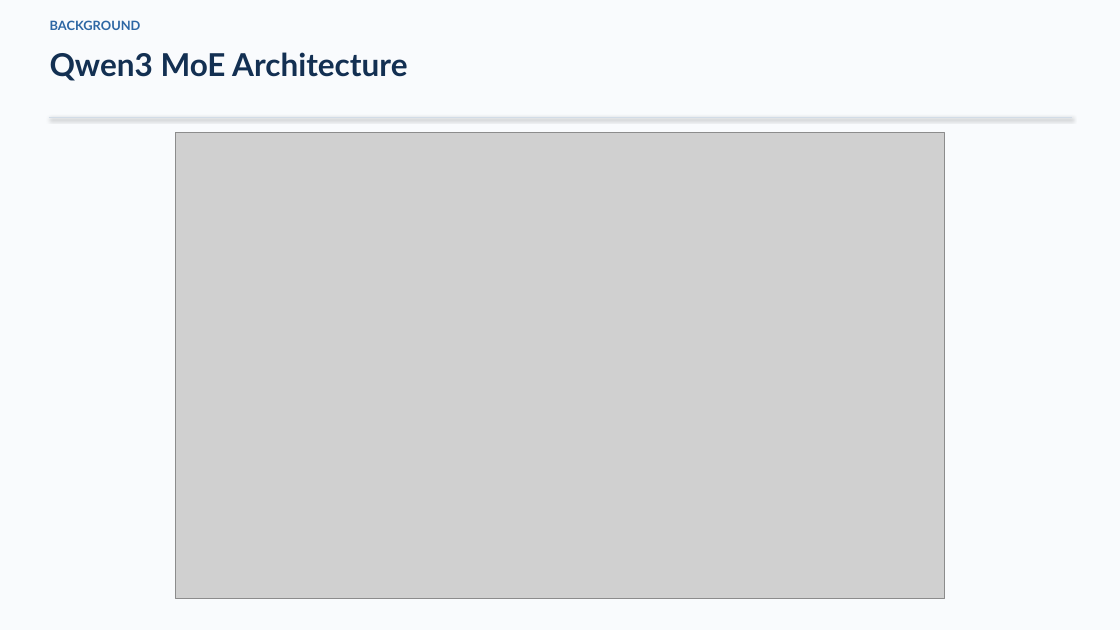
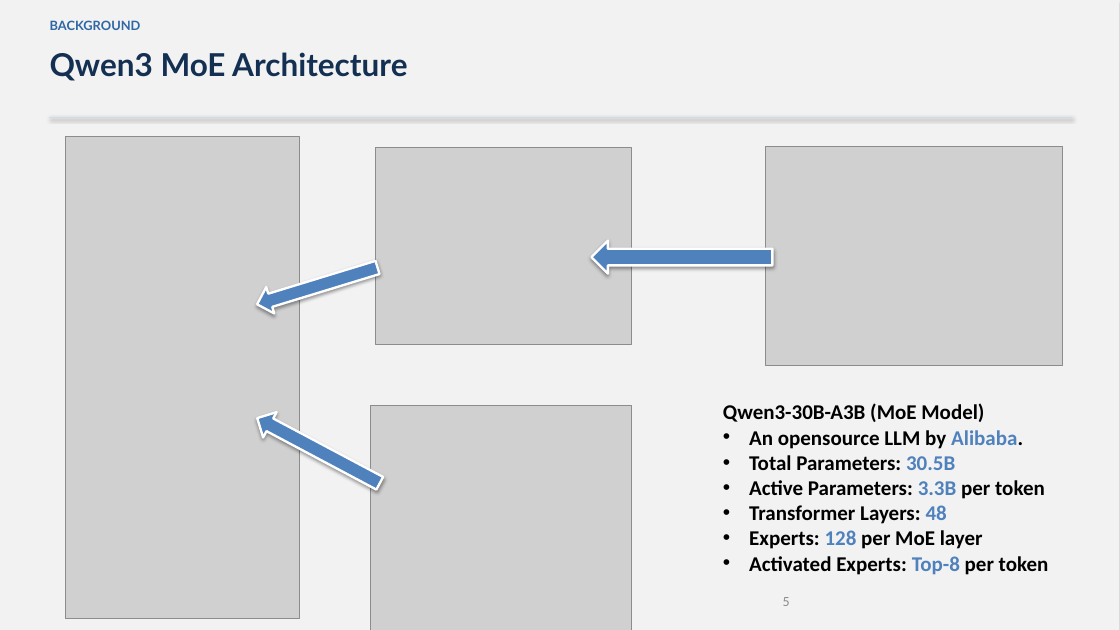
Before and after one commit to DOCCA0/vllm, a slide deck: slide 5 of benchmarks/eplb_rebalance/presentation/eplb_migration_batching.pptx (slide 4 before the commit). Drawn at 1120x630 pixels with LibreOffice and Linux fonts; fonts in the diff are those of the drawing; grey boxes stand for pictures. Boxes give left, top, right and bottom in pixels: in the first picture for what was removed or moved away, otherwise in the second. Text is boxed around its words. In the diff, an @@ line names an element or a change of style, - is before the commit and + after.

```diff
--- a/benchmarks/eplb_rebalance/presentation/eplb_migration_batching.pptx
+++ b/benchmarks/eplb_rebalance/presentation/eplb_migration_batching.pptx
@@ rectangle at [0, 0, 1119, 630]: fill #F9FBFD to #F2F2F2 @@
@@ picture added at [66, 136, 299, 618] @@
@@ picture removed at [176, 133, 945, 599] @@
@@ picture added at [376, 148, 632, 344] @@
@@ picture added at [765, 147, 1063, 366] @@
@@ left arrow added at [253, 254, 382, 318], fill #4F81BD, outline #FFFFFF 2 pt @@
@@ left arrow added at [592, 240, 772, 273], fill #4F81BD, outline #FFFFFF 2 pt @@
@@ left arrow added at [251, 405, 387, 496], fill #4F81BD, outline #FFFFFF 2 pt @@
@@ picture added at [371, 406, 631, 630] @@
@@ text added at [723, 403, 1049, 575], 18 pt, text #000000, bold @@
+Qwen3-30B-A3B (MoE Model)
+• An opensource LLM by Alibaba.
+• Total Parameters: 30.5B
+• Active Parameters: 3.3B per token
+• Transformer Layers: 48
+• Experts: 128 per MoE layer
+• Activated Experts: Top-8 per token
@@ page number added at [783, 597, 790, 606], 12 pt, text #8C8C8C @@
+5
```
Also in this commit, not shown: 15 other slides changed, 1 slide added, 6 other files.
